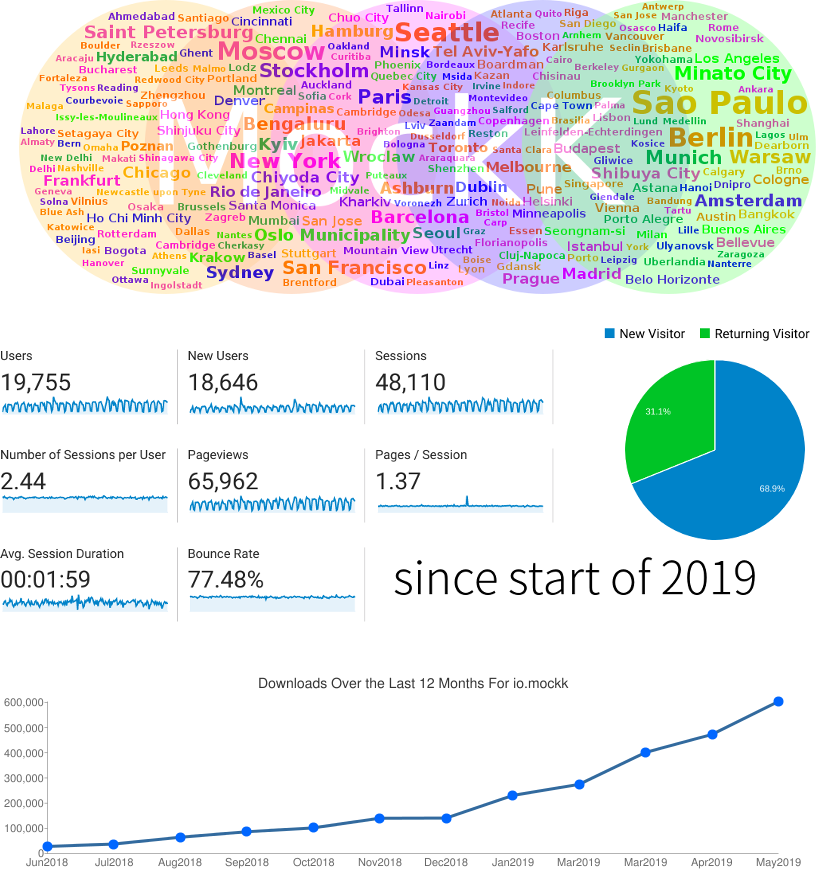
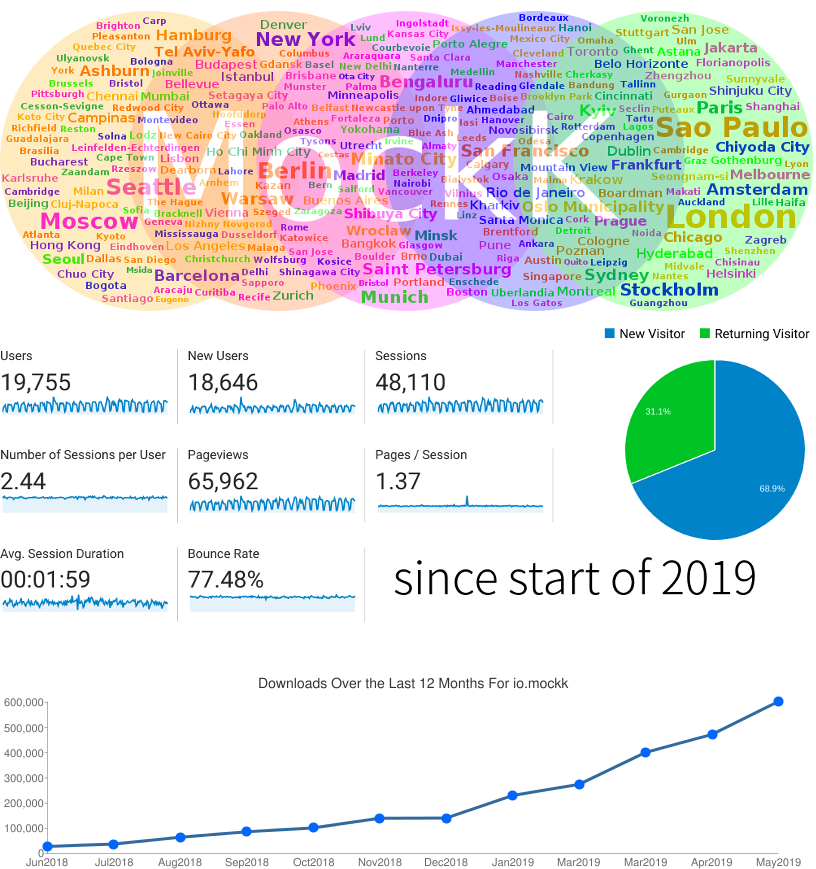
Two versions of the same layered image (w=816, h=869). Layer-by-layer changes:
added layer "Pasted Layer" above "Background" over [0, 11, 813, 311]
painted on "Background" over [19, 0, 816, 294]
